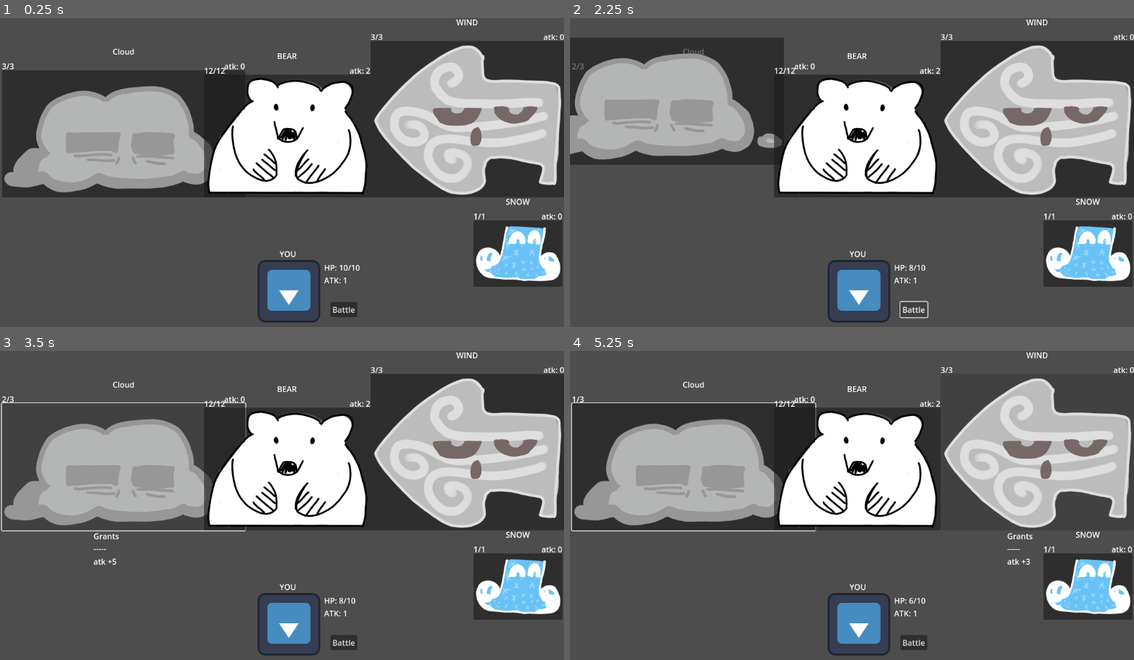
Above: before the commit, frames 1-4 (two rows, left to right).
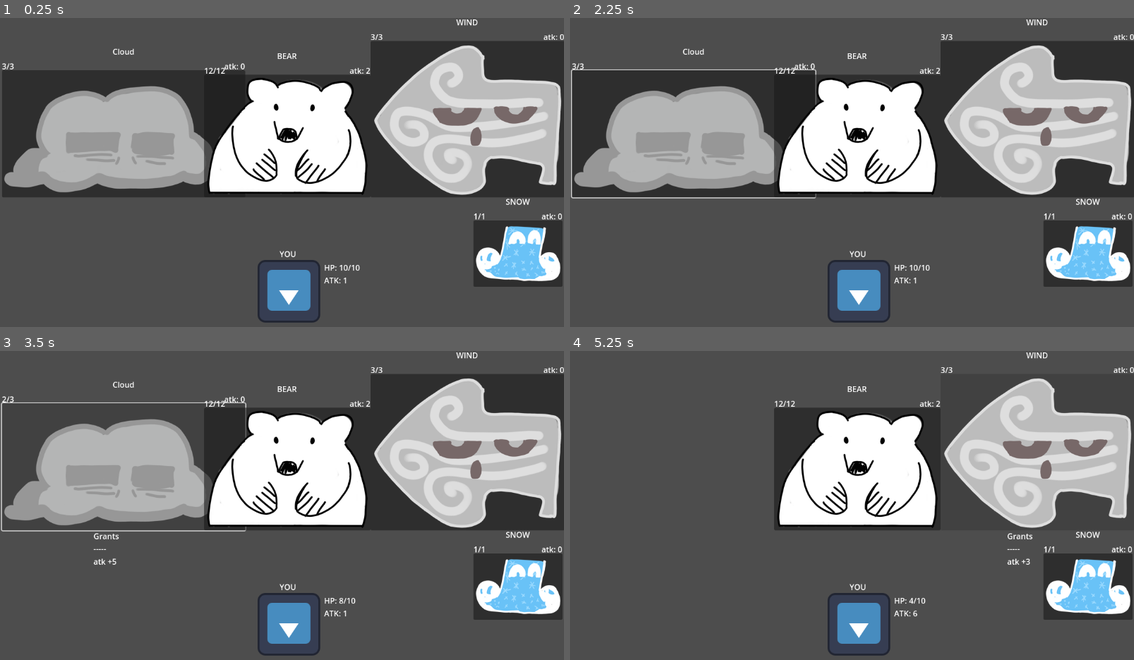
Above: after the commit, the same moments.

Repository: alex-mike-mark-again/godot-combat
Game: Godot game, scene res://main.tscn
Two runs of this game, one before a commit and one after it. Both use one fixed random seed, a clock stepped at 60 frames per second and the inputs below. The engine's default icon, where the game draws it, is replaced by a stand-in: a white triangle on a blue panel in a dark square.
Inputs (mouse positions are in pixels of both pictures, inside the frame that each line leads up to):
- Up to frame 1 (0.25 s): no input
- Up to frame 2 (2.25 s): click (914, 308) at 0.5 s, where only the run before the commit has a clickable "Battle"; click (694, 132) at 1.27 s; click (914, 308) at 2 s, where only the run before the commit has a clickable "Battle"
- Up to frame 3 (3.5 s): click (124, 465) at 2.77 s
- Up to frame 4 (5.25 s): click (914, 641) at 3.5 s, where only the run before the commit has a clickable "Battle"; click (694, 465) at 4.27 s; tap Enter at 5 s; move the mouse to (976, 493) at 5.02 s

The runs differ from the first frame. In frame 1, 0.2% of the frame differs, in the area x 58-64%, y 92-97%; in frame 2, 16%, in the area x 0-64%, y 6-98%; in frame 3, 0.2%; in frame 4, 16%.

Commit message:
Attack on double click instead of a button.

Diff:
--- a/battle_manager.gd
+++ b/battle_manager.gd
@@ -18,13 +18,10 @@
 	player = get_node("Player")
 
 func on_select(e):
+	if selected && selected.name == e.name:
+		_battle()
+
 	selected = e
-
-func _on_go_button_pressed():
-	if !selected:
-		return
-
-	_battle()
 
 func _battle():
 	selected.take_damage(player.atk)
--- a/main.tscn
+++ b/main.tscn
@@ -13,12 +13,3 @@
 offset_top = 559.0
 offset_right = 590.0
 offset_bottom = 559.0
-
-[node name="GoButton" type="Button" parent="BattleManager"]
-offset_left = 675.0
-offset_top = 581.0
-offset_right = 730.0
-offset_bottom = 612.0
-text = "Battle"
-
-[connection signal="pressed" from="BattleManager/GoButton" to="BattleManager" method="_on_go_button_pressed"]
